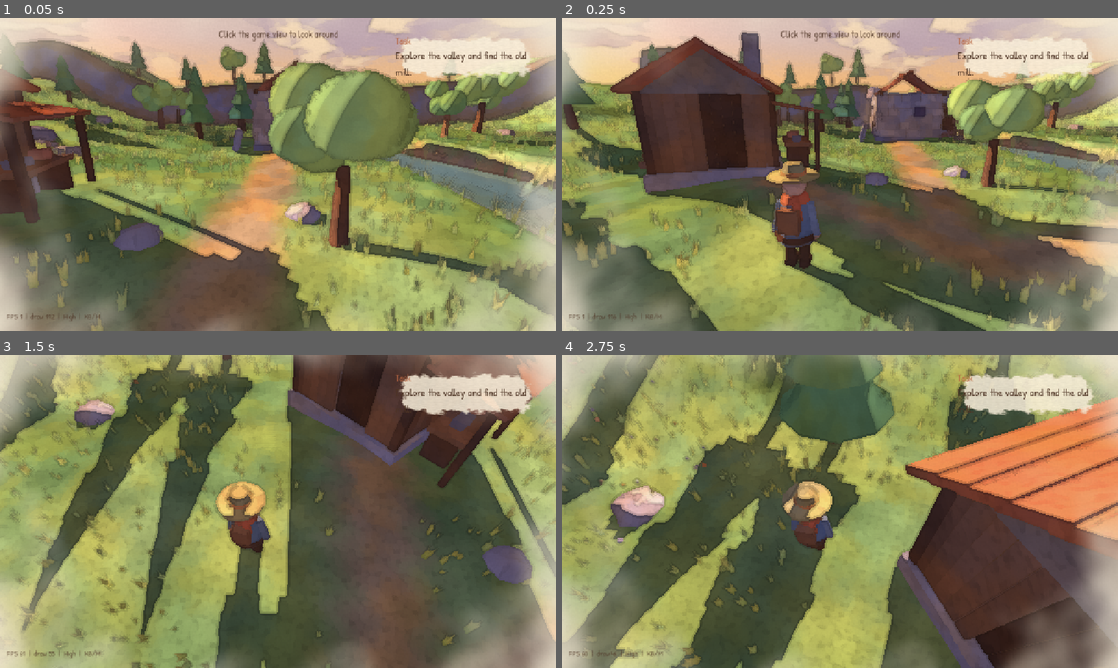
Above: before the commit, frames 1-4 (two rows, left to right).
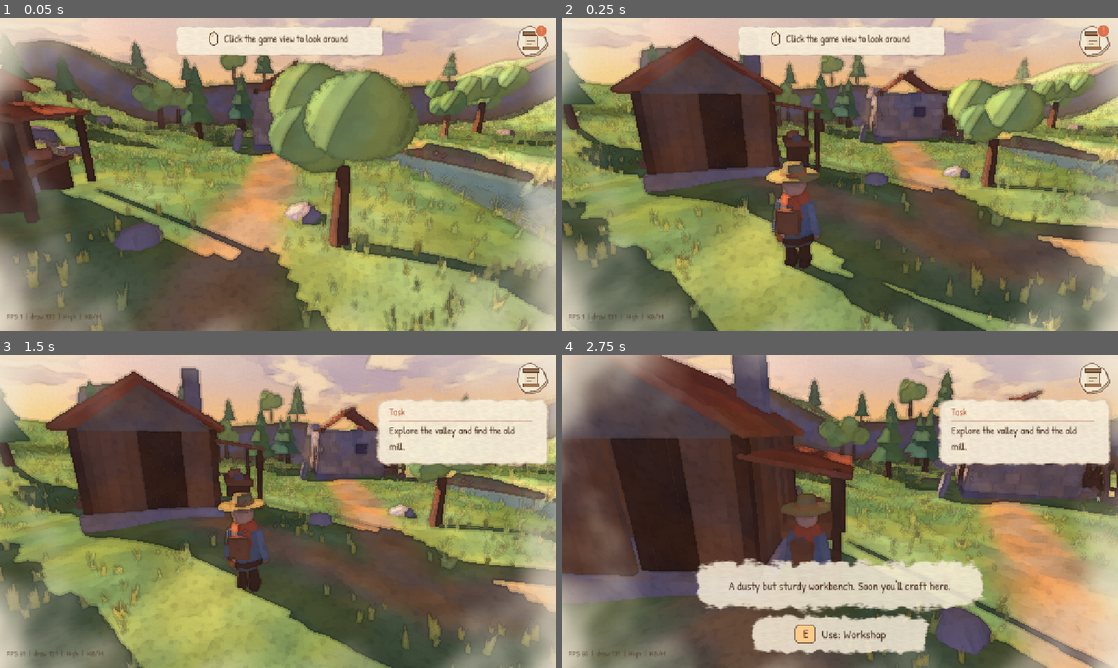
Above: after the commit, the same moments.

Repository: meyildiz1994/degirmen-vadisi
Game: Godot game, scene res://scenes/world/world.tscn
The game is run twice, just before and just after one commit, with the same random seed, the same clock (stepped at 60 frames per second) and the same inputs.
Inputs (mouse positions are in pixels of both pictures, inside the frame that each line leads up to):
- Up to frame 1 (0.05 s): no input
- Up to frame 2 (0.25 s): no input
- Up to frame 3 (1.5 s): click (533, 376) at 0.52 s; tap Enter at 1.25 s; move the mouse to (305, 511) at 1.27 s; hold W (move_forward) from 1.28 s (still down); hold E (interact) from 1.28 s (still down); click (305, 511) at 1.42 s
- Up to frame 4 (2.75 s): keep holding W (move_forward); tap J (quest_log, bound only after the commit) at 1.55, 2.1 s; move the mouse to (812, 511) at 2.02 s; release E (interact) at 2.03 s; click (812, 511) at 2.17 s; tap E (interact) at 2.3 s

The runs differ from the first frame. In frame 1, 5.9% of the frame differs, in the area x 10-99%, y 2-96%; in frame 2, 5.9%; in frame 3, 73%; in frame 4, 87%, in the area x 0-100%, y 0-100%.

Commit message:
Arayüz: görev ikonu + bildirim rozeti, açılır görev kartı, ipucu kartı
- Sağ üstte görev ikonu; yeni görevde nabız atan '!' rozeti ve 'Yeni görev!' balonu
- İkona tıklayınca / dokununca / J / D-pad yukarı ile görev kartı açılıp kapanır
- 'Etrafa bakmak için tıkla' ipucu fare ikonlu karta taşındı
- Kart stili: düzgün kenarlı suluboya kart, pigment çerçeve, yumuşak gölge
- Dokunmatikte HUD butonları dokunuşu alabilsin (emulate_mouse_from_touch açık, touch_ui grubu)
- Panel lekesinin PanelContainer tarafından küçültülmesi düzeltildi

Co-Authored-By: Claude Opus 5.5 <noreply@anthropic.com>
Claude-Session: https://claude.ai/code/session_01XSzBb5CLpSanCdnQjNsbSH

Diff:
--- a/locale/strings.csv
+++ b/locale/strings.csv
@@ -1,6 +1,7 @@
 keys,tr,en
 GAME_TITLE,Değirmen Vadisi,Mill Valley
 QUEST_TITLE,Görev,Task
+NEW_QUEST,Yeni görev!,New task!
 QUEST_EXPLORE,Vadiyi keşfet ve eski değirmeni bul.,Explore the valley and find the old mill.
 ACTION_INSPECT,İncele,Inspect
 ACTION_USE,Kullan,Use
--- a/project.godot
+++ b/project.godot
@@ -116,6 +116,12 @@
 , Object(InputEventJoypadButton,"resource_local_to_scene":false,"resource_name":"","device":-1,"button_index":4,"pressure":0.0,"pressed":false,"script":null)
 ]
 }
+quest_log={
+"deadzone": 0.5,
+"events": [Object(InputEventKey,"resource_local_to_scene":false,"resource_name":"","device":-1,"window_id":0,"alt_pressed":false,"shift_pressed":false,"ctrl_pressed":false,"meta_pressed":false,"pressed":false,"keycode":0,"physical_keycode":74,"key_label":0,"unicode":0,"location":0,"echo":false,"script":null)
+, Object(InputEventJoypadButton,"resource_local_to_scene":false,"resource_name":"","device":-1,"button_index":11,"pressure":0.0,"pressed":false,"script":null)
+]
+}
 debug_touch_preview={
 "deadzone": 0.5,
 "events": [Object(InputEventKey,"resource_local_to_scene":false,"resource_name":"","device":-1,"window_id":0,"alt_press …(195 unchanged characters)…
@@ -124,7 +130,6 @@
 
 [input_devices]
 
-pointing/emulate_mouse_from_touch=false
 
 [internationalization]
 
--- a/scenes/ui/hud.gd
+++ b/scenes/ui/hud.gd
@@ -3,13 +3,16 @@
 ## duraklatma menüsü ve geliştirici bilgisi (FPS / draw call / kalite).
 
 @onready var quest_text: Label = %QuestText
+@onready var quest_panel: Control = %QuestPanel
+@onready var quest_button: Button = %QuestButton
+@onready var new_quest_bubble: Control = %NewQuestBubble
 @onready var hint_panel: Control = %HintPanel
 @onready var hint_label: Label = %HintLabel
 @onready var hint_glyph: GlyphBadge = %HintGlyph
 @onready var toast_panel: Control = %ToastPanel
 @onready var toast_label: Label = %ToastLabel
 @onready var debug_label: Label = %DebugLabel
-@onready var look_hint: Label = %LookHint
+@onready var look_hint: Control = %LookHintCard
 @onready var pause_menu: Control = %PauseMenu
 @onready var resume_button: Button = %ResumeButton
 @onready var quality_button: Button = %QualityButton
@@ -19,6 +22,9 @@
 var player: Player
 var _toast_tween: Tween
 var _focus: Interactable
+var _quest_open := false
+var _quest_tween: Tween
+var _bubble_tween: Tween
 
 
 func _ready() -> void:
@@ -26,6 +32,9 @@
 	hint_panel.visible = false
 	toast_panel.modulate.a = 0.0
 	pause_menu.visible = false
+	quest_panel.visible = false
+	new_quest_bubble.modulate.a = 0.0
+	quest_button.pressed.connect(toggle_quest_log)
 	debug_label.visible = OS.is_debug_build()
 	touch_button.visible = not GameState.is_mobile
 	GameState.quest_changed.connect(_on_quest_changed)
@@ -47,8 +56,46 @@
 	p.interacted_with.connect(_on_interacted)
 
 
+## Yeni görev: metni güncelle, ikonda bildirim rozeti ve kısa "Yeni görev!" balonu göster.
 func _on_quest_changed(key: String) -> void:
 	quest_text.text = key
+	if _quest_open:
+		return
+	quest_button.has_new = true
+	if _bubble_tween and _bubble_tween.is_valid():
+		_bubble_tween.kill()
+	_bubble_tween = create_tween()
+	_bubble_tween.tween_interval(1.0)
+	_bubble_tween.tween_property(new_quest_bubble, "modulate:a", 1.0, 0.35)
+	_bubble_tween.tween_interval(4.0)
+	_bubble_tween.tween_property(new_quest_bubble, "modulate:a", 0.0, 0.6)
+
+
+func toggle_quest_log() -> void:
+	set_quest_log_open(not _quest_open)
+
+
+func set_quest_log_open(open: bool) -> void:
+	_quest_open = open
+	AudioManager.play_ui("panel_open" if open else "panel_close")
+	if open:
+		quest_button.has_new = false
+		new_quest_bubble.modulate.a = 0.0
+		if _bubble_tween and _bubble_tween.is_valid():
+			_bubble_tween.kill()
+	if _quest_tween and _quest_tween.is_valid():
+		_quest_tween.kill()
+	_quest_tween = create_tween().set_parallel(true)
+	quest_panel.pivot_offset = Vector2(quest_panel.size.x - 30.0, 0.0)
+	if open:
+		quest_panel.visible = true
+		quest_panel.modulate.a = 0.0
+		quest_panel.scale = Vector2(0.9, 0.9)
+		_quest_tween.tween_property(quest_panel, "modulate:a", 1.0, 0.22)
+		_quest_tween.tween_property(quest_panel, "scale", Vector2.ONE, 0.25).set_trans(Tween.TRANS_BACK).set_ease(Tween.EASE_OUT)
+	else:
+		_quest_tween.tween_property(quest_panel, "modulate:a", 0.0, 0.18)
+		_quest_tween.chain().tween_callback(quest_panel.hide)
 
 
 func _on_focus_changed(target: Interactable) -> void:
@@ -104,6 +151,9 @@
 	if event.is_action_pressed("pause"):
 		set_paused(not get_tree().paused)
 		get_viewport().set_input_as_handled()
+	elif event.is_action_pressed("quest_log") and not get_tree().paused:
+		toggle_quest_log()
+		get_viewport().set_input_as_handled()
 	elif event.is_action_pressed("inventory") and not get_tree().paused:
 		AudioManager.play_ui("inventory_open")
 		show_toast("MSG_INVENTORY_SOON", 2.0)
--- a/scenes/ui/hud.tscn
+++ b/scenes/ui/hud.tscn
@@ -1,9 +1,11 @@
-[gd_scene load_steps=5 format=3]
+[gd_scene load_steps=7 format=3]
 
 [ext_resource type="Script" path="res://scenes/ui/hud.gd" id="1_hud"]
 [ext_resource type="Script" path="res://scripts/ui/safe_area.gd" id="2_safe"]
 [ext_resource type="Script" path="res://scripts/ui/watercolor_panel.gd" id="3_panel"]
 [ext_resource type="Script" path="res://scripts/ui/glyph_badge.gd" id="4_glyph"]
+[ext_resource type="Script" path="res://scripts/ui/mouse_icon.gd" id="5_mouse"]
+[ext_resource type="Script" path="res://scripts/ui/quest_button.gd" id="6_qbtn"]
 
 [node name="HUD" type="CanvasLayer"]
 layer = 5
@@ -22,23 +24,63 @@
 layout_mode = 2
 mouse_filter = 2
 
-[node name="QuestPanel" type="PanelContainer" parent="SafeArea/Root"]
+[node name="QuestButton" type="Button" parent="SafeArea/Root"]
+unique_name_in_owner = true
 layout_mode = 1
 anchors_preset = 1
 anchor_left = 1.0
 anchor_right = 1.0
-offset_left = -380.0
-offset_top = 6.0
+offset_left = -76.0
+offset_top = 2.0
 offset_right = -6.0
-offset_bottom = 96.0
+offset_bottom = 72.0
 grow_horizontal = 0
-mouse_filter = 2
-script = ExtResource("3_panel")
+script = ExtResource("6_qbtn")
+
+[node name="NewQuestBubble" type="PanelContainer" parent="SafeArea/Root"]
+unique_name_in_owner = true
+layout_mode = 1
+anchors_preset = 1
+anchor_left = 1.0
+anchor_right = 1.0
+offset_left = -250.0
+offset_top = 14.0
+offset_right = -90.0
+offset_bottom = 58.0
+grow_horizontal = 0
+mouse_filter = 2
+script = ExtResource("3_panel")
+padding = Vector2(16, 4)
+blob_seed = 4.2
+card = true
+
+[node name="Label" type="Label" parent="SafeArea/Root/NewQuestBubble"]
+layout_mode = 2
+theme_override_colors/font_color = Color(0.72, 0.4, 0.26, 1)
+theme_override_font_sizes/font_size = 22
+text = "NEW_QUEST"
+horizontal_alignment = 1
+
+[node name="QuestPanel" type="PanelContainer" parent="SafeArea/Root"]
+unique_name_in_owner = true
+layout_mode = 1
+anchors_preset = 1
+anchor_left = 1.0
+anchor_right = 1.0
+offset_left = -396.0
+offset_top = 84.0
+offset_right = -10.0
+offset_bottom = 188.0
+grow_horizontal = 0
+mouse_filter = 2
+script = ExtResource("3_panel")
+padding = Vector2(28, 16)
 blob_seed = 2.3
+card = true
 
 [node name="VBox" type="VBoxContainer" parent="SafeArea/Root/QuestPanel"]
 layout_mode = 2
-theme_override_constants/separation = 0
+theme_override_constants/separation = 4
 mouse_filter = 2
 
 [node name="QuestTitle" type="Label" parent="SafeArea/Root/QuestPanel/VBox"]
@@ -47,11 +89,17 @@
 theme_override_font_sizes/font_size = 22
 text = "QUEST_TITLE"
 
+[node name="Rule" type="ColorRect" parent="SafeArea/Root/QuestPanel/VBox"]
+custom_minimum_size = Vector2(0, 2)
+layout_mode = 2
+mouse_filter = 2
+color = Color(0.72, 0.4, 0.26, 0.35)
+
 [node name="QuestText" type="Label" parent="SafeArea/Root/QuestPanel/VBox"]
 unique_name_in_owner = true
 custom_minimum_size = Vector2(320, 0)
 layout_mode = 2
-theme_override_font_sizes/font_size = 25
+theme_override_font_sizes/font_size = 24
 text = "QUEST_EXPLORE"
 autowrap_mode = 3
 
@@ -119,21 +167,40 @@
 vertical_alignment = 1
 autowrap_mode = 3
 
-[node name="LookHint" type="Label" parent="SafeArea/Root"]
+[node name="LookHintCard" type="PanelContainer" parent="SafeArea/Root"]
 unique_name_in_owner = true
 layout_mode = 1
 anchors_preset = 5
 anchor_left = 0.5
 anchor_right = 0.5
-offset_left = -220.0
+offset_left = -230.0
 offset_top = 6.0
-offset_right = 220.0
-offset_bottom = 40.0
-grow_horizontal = 2
-theme_override_colors/font_color = Color(0.3, 0.2, 0.14, 0.75)
-theme_override_font_sizes/font_size = 22
+offset_right = 230.0
+offset_bottom = 58.0
+grow_horizontal = 2
+mouse_filter = 2
+script = ExtResource("3_panel")
+padding = Vector2(22, 8)
+blob_seed = 9.4
+card = true
+
+[node name="HBox" type="HBoxContainer" parent="SafeArea/Root/LookHintCard"]
+layout_mode = 2
+alignment = 1
+theme_override_constants/separation = 10
+mouse_filter = 2
+
+[node name="MouseIcon" type="Control" parent="SafeArea/Root/LookHintCard/HBox"]
+custom_minimum_size = Vector2(26, 36)
+layout_mode = 2
+mouse_filter = 2
+script = ExtResource("5_mouse")
+
+[node name="LookHint" type="Label" parent="SafeArea/Root/LookHintCard/HBox"]
+layout_mode = 2
+theme_override_font_sizes/font_size = 23
 text = "HINT_CLICK_TO_LOOK"
-horizontal_alignment = 1
+vertical_alignment = 1
 
 [node name="DebugLabel" type="Label" parent="SafeArea/Root"]
 unique_name_in_owner = true
--- a/scenes/ui/touch_controls.gd
+++ b/scenes/ui/touch_controls.gd
@@ -76,6 +76,8 @@
 		return
 	if event is InputEventScreenTouch:
 		var local := make_input_local(event) as InputEventScreenTouch
+		if local.pressed and _over_hud_button(event.position):
+			return  # HUD butonu (ör. görev ikonu) dokunuşu kendisi alsın
 		if local.pressed:
 			_on_touch_down(local.index, local.position)
 		else:
@@ -91,6 +93,17 @@
 		elif local.index == _look_index:
 			InputManager.add_touch_look(local.relative)
 		get_viewport().set_input_as_handled()
+
+
+## "touch_ui" grubundaki görünür HUD kontrollerinin üstündeki dokunuşlar GUI'ye bırakılır.
+func _over_hud_button(screen_pos: Vector2) -> bool:
+	for c in get_tree().get_nodes_in_group(&"touch_ui"):
+		var ctrl := c as Control
+		if ctrl and ctrl.is_visible_in_tree():
+			var local := ctrl.get_global_transform_with_canvas().affine_inverse() * screen_pos
+			if Rect2(Vector2.ZERO, ctrl.size).grow(8.0).has_point(local):
+				return true
+	return false
 
 
 func _on_touch_down(index: int, p: Vector2) -> void:
--- a/scripts/debug/screenshot_capture.gd
+++ b/scripts/debug/screenshot_capture.gd
@@ -51,6 +51,10 @@
 		GameState.set_locale(str(_args["locale"]))
 	if _args.has("quality"):
 		GameState.set_quality(int(_args["quality"]))
+	if _args.has("quest_open"):
+		var hud := get_parent().get_node_or_null("HUD")
+		if hud:
+			hud.set_quest_log_open(true)
 	var frames := int(_args.get("frames", "90"))
 	for i in frames:
 		await get_tree().process_frame
--- a/scripts/input_manager.gd
+++ b/scripts/input_manager.gd
@@ -50,7 +50,8 @@
 		if absf(event.axis_value) > GAMEPAD_AXIS_THRESHOLD:
 			_set_device(Device.GAMEPAD)
 	elif event is InputEventKey or event is InputEventMouseButton:
-		if not touch_preview:
+		# Dokunmatikten türetilen fare olayları cihazı değiştirmesin
+		if not touch_preview and event.device != InputEvent.DEVICE_ID_EMULATION:
 			_set_device(Device.KEYBOARD_MOUSE)
 	elif event is InputEventMouseMotion and not touch_preview:
 		if event.relative.length() > 2.0 and device == Device.GAMEPAD:
@@ -151,8 +152,8 @@
 func glyph_for(action: String) -> String:
 	match device:
 		Device.GAMEPAD:
-			return {"interact": "A", "inventory": "Y", "pause": "Start"}.get(action, "?")
+			return {"interact": "A", "inventory": "Y", "pause": "Start", "quest_log": "↑"}.get(action, "?")
 		Device.TOUCH:
 			return ""
 		_:
-			return {"interact": "E", "inventory": "Tab", "pause": "Esc"}.get(action, "?")
+			return {"interact": "E", "inventory": "Tab", "pause": "Esc", "quest_log": "J"}.get(action, "?")
--- /dev/null
+++ b/scripts/ui/mouse_icon.gd
@@ -0,0 +1,22 @@
+extends Control
+## Küçük fare ikonu (sol tuş vurgulu), "etrafa bakmak için tıkla" kartında.
+
+
+func _draw() -> void:
+	var r := Rect2(Vector2(3, 2), size - Vector2(6, 4))
+	var sb := StyleBoxFlat.new()
+	sb.bg_color = Palette.PAPER
+	sb.border_color = Palette.INK
+	sb.set_border_width_all(2)
+	sb.set_corner_radius_all(int(r.size.x * 0.5))
+	draw_style_box(sb, r)
+	var mid := r.position.x + r.size.x * 0.5
+	var split := r.position.y + r.size.y * 0.42
+	draw_line(Vector2(mid, r.position.y + 2), Vector2(mid, split), Palette.INK, 1.5)
+	draw_line(Vector2(r.position.x + 2, split), Vector2(r.end.x - 2, split), Palette.INK, 1.5)
+	# Sol tuş dolu (tıkla)
+	var left := PackedVector2Array([
+		Vector2(r.position.x + 4, split - 1), Vector2(mid - 1, split - 1),
+		Vector2(mid - 1, r.position.y + 4), Vector2(r.position.x + 6, r.position.y + 7),
+	])
+	draw_colored_polygon(left, Palette.SUNSET)
--- /dev/null
+++ b/scripts/ui/quest_button.gd
@@ -0,0 +1,66 @@
+extends Button
+## Görev ikonu: suluboya lekesi üzerinde kâğıt rulo. Okunmamış görev varsa
+## köşede nabız gibi atan "!" bildirim rozeti çıkar.
+
+var has_new := false:
+	set(v):
+		has_new = v
+		queue_redraw()
+
+var _t := 0.0
+
+
+func _ready() -> void:
+	add_to_group(&"touch_ui")
+	flat = true
+	focus_mode = Control.FOCUS_NONE
+	custom_minimum_size = Vector2(68, 68)
+	mouse_default_cursor_shape = Control.CURSOR_POINTING_HAND
+	var empty := StyleBoxEmpty.new()
+	for st in ["normal", "hover", "pressed", "focus", "disabled"]:
+		add_theme_stylebox_override(st, empty)
+
+
+func _process(delta: float) -> void:
+	if has_new:
+		_t += delta
+		queue_redraw()
+
+
+func _blob(center: Vector2, r: float, col: Color) -> void:
+	var pts := PackedVector2Array()
+	for i in 28:
+		var a := TAU * i / 28.0
+		var rr := r * (1.0 + 0.06 * sin(a * 3.0 + 1.3) + 0.04 * sin(a * 7.0))
+		pts.append(center + Vector2(cos(a), sin(a)) * rr)
+	draw_colored_polygon(pts, col)
+	pts.append(pts[0])
+	draw_polyline(pts, Color(Palette.INK, 0.6), 2.0, true)
+
+
+func _draw() -> void:
+	var c := size * 0.5
+	var r := minf(size.x, size.y) * 0.46
+	var hover := is_hovered() or button_pressed
+	_blob(c + Vector2(3, 4), r, Color(Palette.EARTH, 0.22))
+	_blob(c, r * (0.95 if is_pressed() else 1.0), Color(Palette.SUNSET_LIGHT if hover else Palette.PAPER, 0.95))
+	# Kâğıt rulo (görev parşömeni)
+	var w := r * 0.9
+	var h := r * 1.05
+	var body := Rect2(c - Vector2(w * 0.5, h * 0.5), Vector2(w, h))
+	draw_rect(body, Palette.PAPER.lerp(Palette.SAND, 0.35))
+	draw_rect(body, Color(Palette.INK, 0.8), false, 2.0)
+	for y in [body.position.y, body.end.y]:
+		var rr := Rect2(Vector2(body.position.x - 4, y - 4), Vector2(w + 8, 8))
+		draw_rect(rr, Palette.WOOD)
+		draw_rect(rr, Color(Palette.INK, 0.8), false, 1.5)
+	for i in 3:
+		var y := body.position.y + h * (0.3 + i * 0.2)
+		draw_line(Vector2(body.position.x + 6, y), Vector2(body.end.x - (6 if i < 2 else 14), y), Color(Palette.INK, 0.55), 2.0)
+	if has_new:
+		var pulse := 1.0 + 0.12 * sin(_t * 5.0)
+		var bc := c + Vector2(r * 0.72, -r * 0.72)
+		draw_circle(bc, 13.0 * pulse, Palette.SCARF)
+		draw_arc(bc, 13.0 * pulse, 0.0, TAU, 24, Color(Palette.PAPER, 0.9), 2.0, true)
+		var font := get_theme_default_font()
+		draw_string(font, bc + Vector2(-3.5, 7), "!", HORIZONTAL_ALIGNMENT_LEFT, -1, 22, Palette.PAPER)
--- a/scripts/ui/watercolor_panel.gd
+++ b/scripts/ui/watercolor_panel.gd
@@ -8,6 +8,8 @@
 @export var wash_color := Color(0.97, 0.93, 0.85, 0.86)
 @export var padding := Vector2(26, 16)
 @export var blob_seed := 0.0
+## Kart görünümü: daha düzgün kenar, belirgin pigment çerçevesi ve yumuşak gölge.
+@export var card := false
 
 static var _mask: NoiseTexture2D
 
@@ -44,9 +46,19 @@
 	mat.set_shader_parameter("mask_noise", mask_noise())
 	mat.set_shader_parameter("wash_color", wash_color)
 	mat.set_shader_parameter("seed", blob_seed if blob_seed != 0.0 else randf() * 10.0)
+	if card:
+		mat.set_shader_parameter("wash_color", Color(wash_color, maxf(wash_color.a, 0.94)))
+		mat.set_shader_parameter("rim_color", Color(0.72, 0.56, 0.42, 0.95))
+		mat.set_shader_parameter("shadow_color", Color(0.42, 0.32, 0.24, 0.28))
+		mat.set_shader_parameter("edge_noise", 0.12)
+		mat.set_shader_parameter("corner", 0.32)
+		mat.set_shader_parameter("rim_width", 0.1)
+		mat.set_shader_parameter("softness", 0.03)
 	_bg.material = mat
 	add_child(_bg, false, Node.INTERNAL_MODE_FRONT)
 	resized.connect(_on_resized)
+	# PanelContainer çocukları içerik alanına sığdırır; lekeyi her sıralamadan sonra yeniden taşır.
+	sort_children.connect(_on_resized)
 	_on_resized()
 
 
@@ -54,6 +66,10 @@
 	if _bg == null:
 		return
 	# Leke biraz taşsın: panelden geniş çiz
-	_bg.position = Vector2(-10, -8)
-	_bg.size = size + Vector2(20, 16)
+	var grow := Vector2(6, 4) if card else Vector2(10, 8)
+	var rect := Rect2(-grow, size + grow * 2.0 + (Vector2(8, 10) if card else Vector2.ZERO))
+	if _bg.position == rect.position and _bg.size == rect.size:
+		return
+	_bg.position = rect.position
+	_bg.size = rect.size
 	(_bg.material as ShaderMaterial).set_shader_parameter("rect_size", _bg.size)
--- a/shaders/ui_blob.gdshader
+++ b/shaders/ui_blob.gdshader
@@ -1,27 +1,42 @@
 shader_type canvas_item;
-// Arayüz panelleri için suluboya lekesi: düzensiz noise maskesi, yarı saydam krem zemin.
+// Arayüz panelleri: suluboya lekesi ya da kart. Düzensiz noise maskeli kenar,
+// yarı saydam krem zemin, koyulaşan pigment kenarı ve isteğe bağlı yumuşak gölge.
 
 uniform vec4 wash_color : source_color = vec4(0.97, 0.93, 0.85, 0.86);
 uniform vec4 rim_color : source_color = vec4(0.80, 0.70, 0.58, 0.9);
+uniform vec4 shadow_color : source_color = vec4(0.42, 0.32, 0.24, 0.0);
 uniform sampler2D mask_noise : hint_default_white, filter_linear, repeat_enable;
 uniform float seed = 0.0;
 uniform float softness = 0.08;
+uniform float edge_noise = 0.35;   // kenar düzensizliği (kart: düşük)
+uniform float corner = 0.8;        // köşe yuvarlaklığı (kısa kenara oranla)
+uniform float rim_width = 0.16;
+uniform vec2 shadow_offset_px = vec2(5.0, 7.0);
 uniform vec2 rect_size = vec2(300.0, 120.0);
 
-void fragment() {
-	vec2 p = UV * 2.0 - 1.0;
-	// Yuvarlatılmış dikdörtgen mesafesi, piksel oranına göre
+float shape_dist(vec2 uv) {
+	vec2 p = uv * 2.0 - 1.0;
 	vec2 s = rect_size / max(rect_size.x, rect_size.y);
 	float m = min(s.x, s.y);
-	float r = m * 0.8;
+	float r = m * corner;
 	vec2 q = abs(p * s) - (s - vec2(r));
 	float d = (length(max(q, 0.0)) + min(max(q.x, q.y), 0.0) - r) / m;
-	float n = texture(mask_noise, UV * vec2(rect_size.x / 260.0, rect_size.y / 260.0) + vec2(seed)).r;
+	float n = texture(mask_noise, uv * vec2(rect_size.x / 260.0, rect_size.y / 260.0) + vec2(seed)).r;
+	float n2 = texture(mask_noise, uv * 3.7 + vec2(seed * 1.7)).r;
+	return d + (n - 0.5) * edge_noise + (n2 - 0.5) * edge_noise * 0.35 + edge_noise * 0.35;
+}
+
+void fragment() {
+	float d = shape_dist(UV);
+	float inside = 1.0 - smoothstep(-softness * 2.0, 0.0, d);
+	float rim = smoothstep(-rim_width, -0.02, d) * inside;
 	float n2 = texture(mask_noise, UV * 3.7 + vec2(seed * 1.7)).r;
-	d += (n - 0.5) * 0.35 + (n2 - 0.5) * 0.12 + 0.12;
-	float inside = 1.0 - smoothstep(-softness * 2.0, 0.0, d);
-	float rim = smoothstep(-0.16, -0.02, d) * inside;
 	vec4 col = mix(wash_color, rim_color, rim * 0.7);
 	col.rgb *= 0.97 + n2 * 0.06;
-	COLOR = vec4(col.rgb, col.a * inside);
+	float a = col.a * inside;
+	// Gölge: kaydırılmış şekil, kartın altında yumuşak kahve leke
+	float sd = shape_dist(UV - shadow_offset_px / rect_size);
+	float shadow = (1.0 - smoothstep(-0.25, 0.1, sd)) * shadow_color.a;
+	vec3 rgb = mix(shadow_color.rgb, col.rgb, a / max(a + shadow * (1.0 - a), 0.001));
+	COLOR = vec4(rgb, a + shadow * (1.0 - a));
 }
Not shown, added: scripts/ui/mouse_icon.gd.uid
Not shown, added: scripts/ui/quest_button.gd.uid
